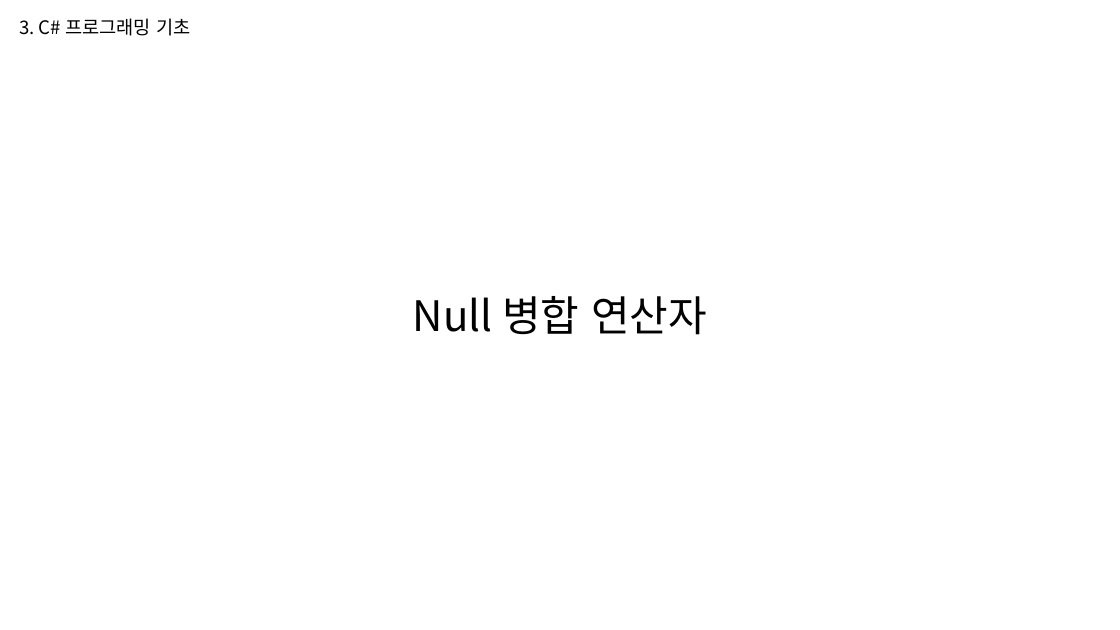
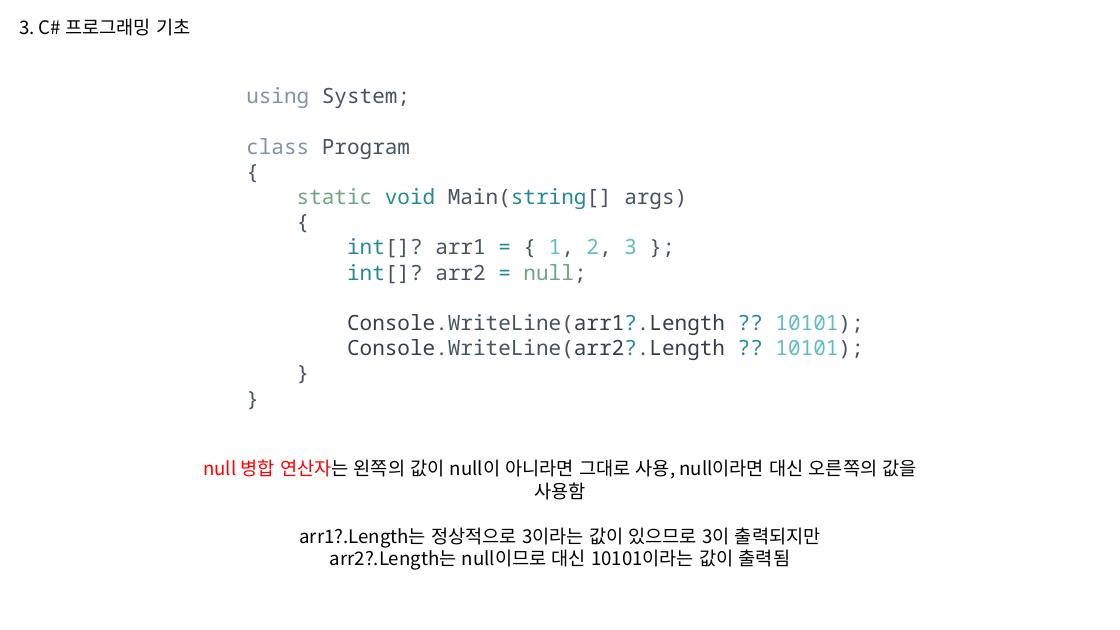
Before and after one commit to WooLyung/2023-Unity-CSharp, a slide deck: slide 38 of 1. C# 기초.pptx (slide 31 before the commit). Drawn at 1120x630 pixels with LibreOffice and Linux fonts; fonts in the diff are those of the drawing. Boxes give left, top, right and bottom in pixels: in the first picture for what was removed or moved away, otherwise in the second. Text is boxed around its words. In the diff, an @@ line names an element or a change of style, - is before the commit and + after.

```diff
--- a/1. C# 기초.pptx
+++ b/1. C# 기초.pptx
@@ text added at (x1=246, y1=87, x2=863, y2=360), 18 pt, text #465360 @@
+using System;
+class Program
+{
+static void Main(string[] args)
+{
+int[]? arr1 = { 1, 2, 3 };
+int[]? arr2 = null;
+Console.WriteLine(arr1?.Length ?? 10101);
+Console.WriteLine(arr2?.Length ?? 10101);
+}
+}
@@ text removed at (x1=413, y1=296, x2=707, y2=335) @@
-Null 병합 연산자
@@ text added at (x1=203, y1=459, x2=917, y2=570), 16 pt, text #000000 @@
+null 병합 연산자는 왼쪽의 값이 null이 아니라면 그대로 사용, null이라면 대신 오른쪽의 값을 사용함
+arr1?.Length는 정상적으로 3이라는 값이 있으므로 3이 출력되지만
+arr2?.Length는 null이므로 대신 10101이라는 값이 출력됨
```
Also in this commit, not shown: 9 other slides changed, 8 slides added.
